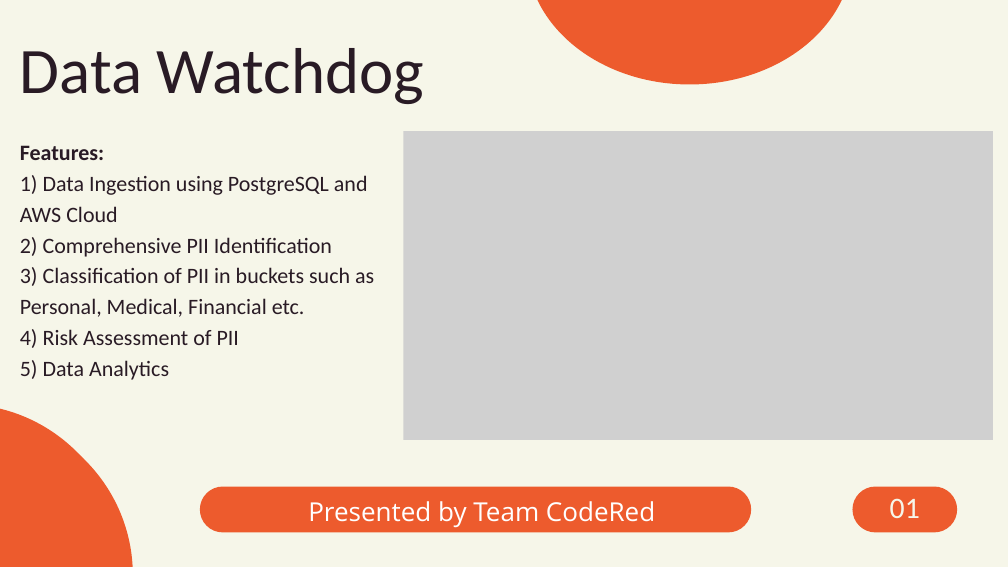
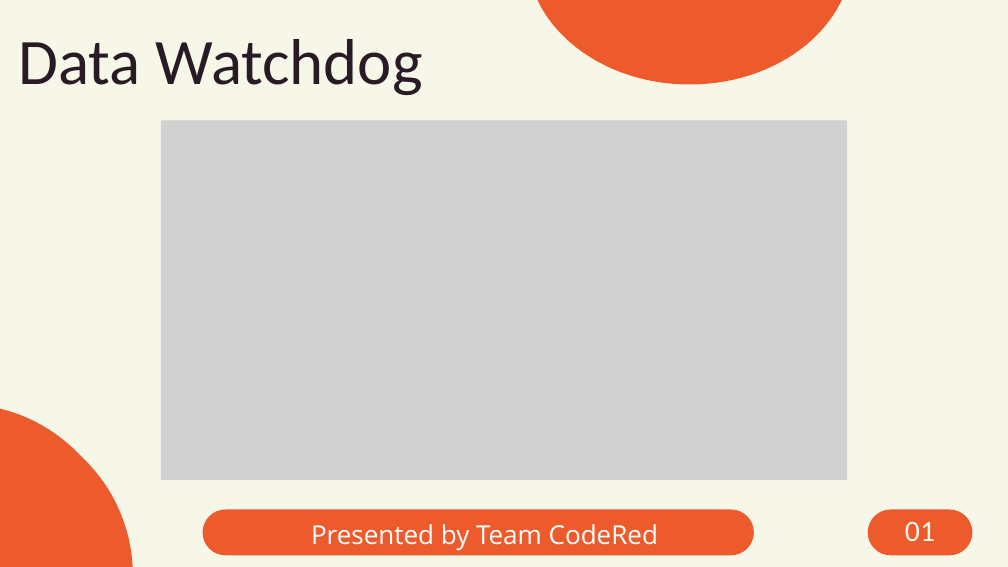
Before and after one commit to PritK99/Data-Watchdog, a slide deck: slide 1 of Data Watchdog PPT.pptx. Drawn at 1008x567 pixels with LibreOffice and Linux fonts; fonts in the diff are those of the drawing; grey boxes stand for pictures. Boxes give left, top, right and bottom in pixels: in the first picture for what was removed or moved away, otherwise in the second. Text is boxed around its words. In the diff, an @@ line names an element or a change of style, - is before the commit and + after.

```diff
--- a/Data Watchdog PPT.pptx
+++ b/Data Watchdog PPT.pptx
@@ text "Data Watchdog": place and size @@
-text "Data Watchdog" at (20,48,424,104)
+text "Data Watchdog" at (18,39,423,95)
@@ text removed at (20,145,374,380) @@
-Features:
-1) Data Ingestion using PostgreSQL and AWS Cloud
-2) Comprehensive PII Identification
-3) Classification of PII in buckets such as Personal, Medical, Financial etc.
-4) Risk Assessment of PII
-5) Data Analytics
@@ picture added at (161,120,847,480) @@
@@ picture removed at (404,131,993,439) @@
@@ freeform shape: place and size @@
-freeform shape at (200,487,751,532)
+freeform shape at (202,509,754,555)
@@ freeform shape: place and size @@
-freeform shape at (853,487,957,532)
+freeform shape at (868,509,972,555)
@@ text "Presented by Team CodeRed": place and size @@
-text "Presented by Team CodeRed" at (308,501,655,528)
+text "Presented by Team CodeRed" at (311,524,658,551)
@@ text "01": place and size @@
-text "01" at (890,498,920,518)
+text "01" at (905,521,935,541)
```
Also in this commit, not shown: 2 other slides changed, 7 slides added, 1 slide removed, 7 other files.
